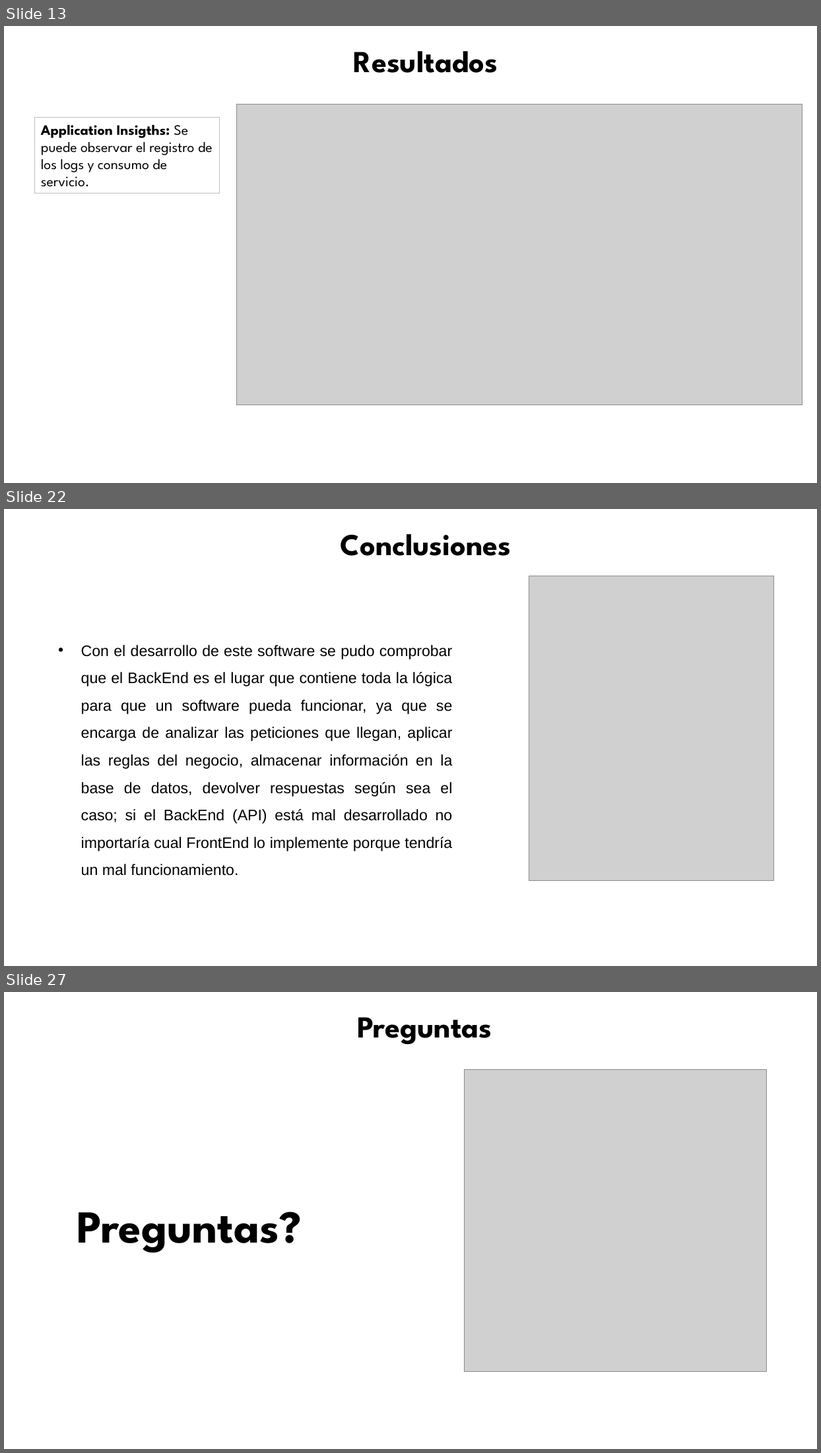
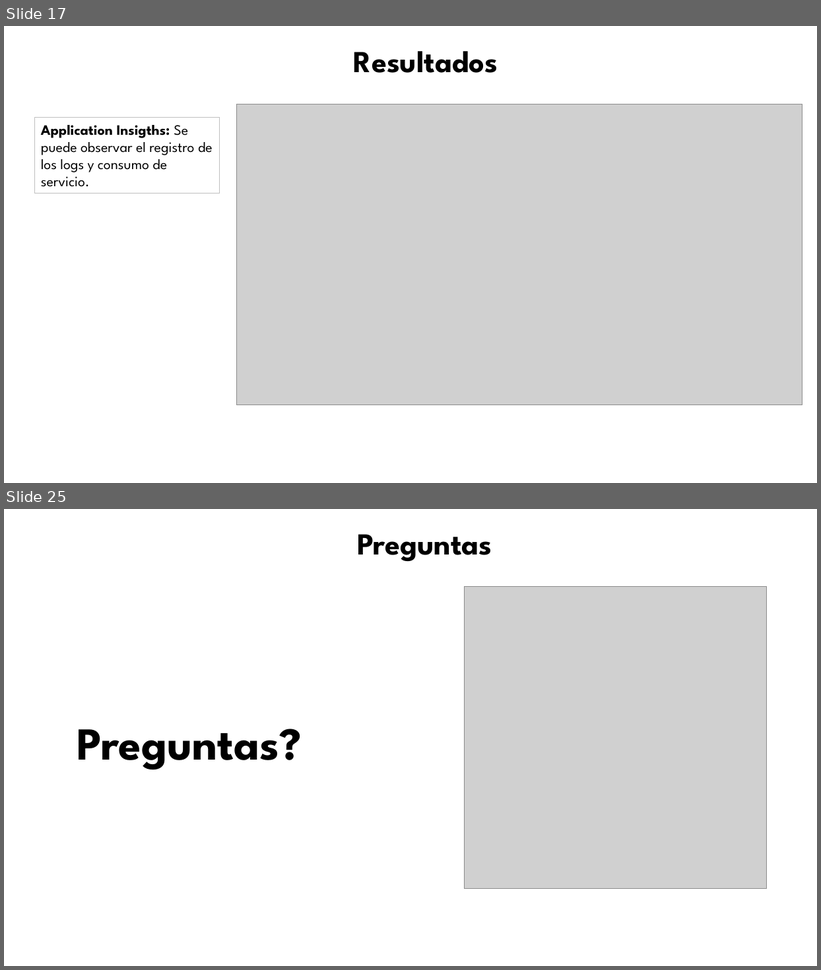
Before and after one commit to dach1996/ElectionSystem, a slide deck: Documents/Formatopresentacion UISRAEL.pptx. Shown one above the other, each under a label of ours: slides 13, 22 and 27 before the commit, slides 17 and 25 after it; the slides between them are not shown. The pictures are 821x1453 and 821x970 pixels, drawn with LibreOffice and Linux fonts; fonts in the diff are those of the drawing; grey boxes stand for pictures; background and template pictures are left out. Boxes give left, top, right and bottom in pixels: in the first picture for what was removed or moved away, otherwise in the second. Text is boxed around its words. In the diff, an @@ line names an element or a change of style, - is before the commit and + after.

```diff
--- a/Documents/Formatopresentacion UISRAEL.pptx
+++ b/Documents/Formatopresentacion UISRAEL.pptx
@@ slide 22 removed at [4, 509, 817, 966], background #FFFFFF @@
@@ text removed at [341, 534, 512, 556] @@
-Conclusiones
@@ picture removed at [529, 576, 774, 881] @@
@@ text removed at [81, 645, 453, 876] @@
-• Con el desarrollo de este software se pudo comprobar que el BackEnd es el lugar que contiene toda la lógica para que un software pueda funcionar, ya que se encarga de analizar las peticiones que llegan, aplicar las reglas del negocio, almacenar información en la base de datos, devolver respuestas según sea el caso; si el BackEnd (API) está mal desarrollado no importaría cual FrontEnd lo implemente porque tendría un mal funcionamiento.
@@ what was slide 13 is now slide 17 @@
@@ what was slide 27 is now slide 25 @@
```
Also in this commit, not shown: 9 slides changed, 10 slides added, 11 other slides removed, 29 other files.
